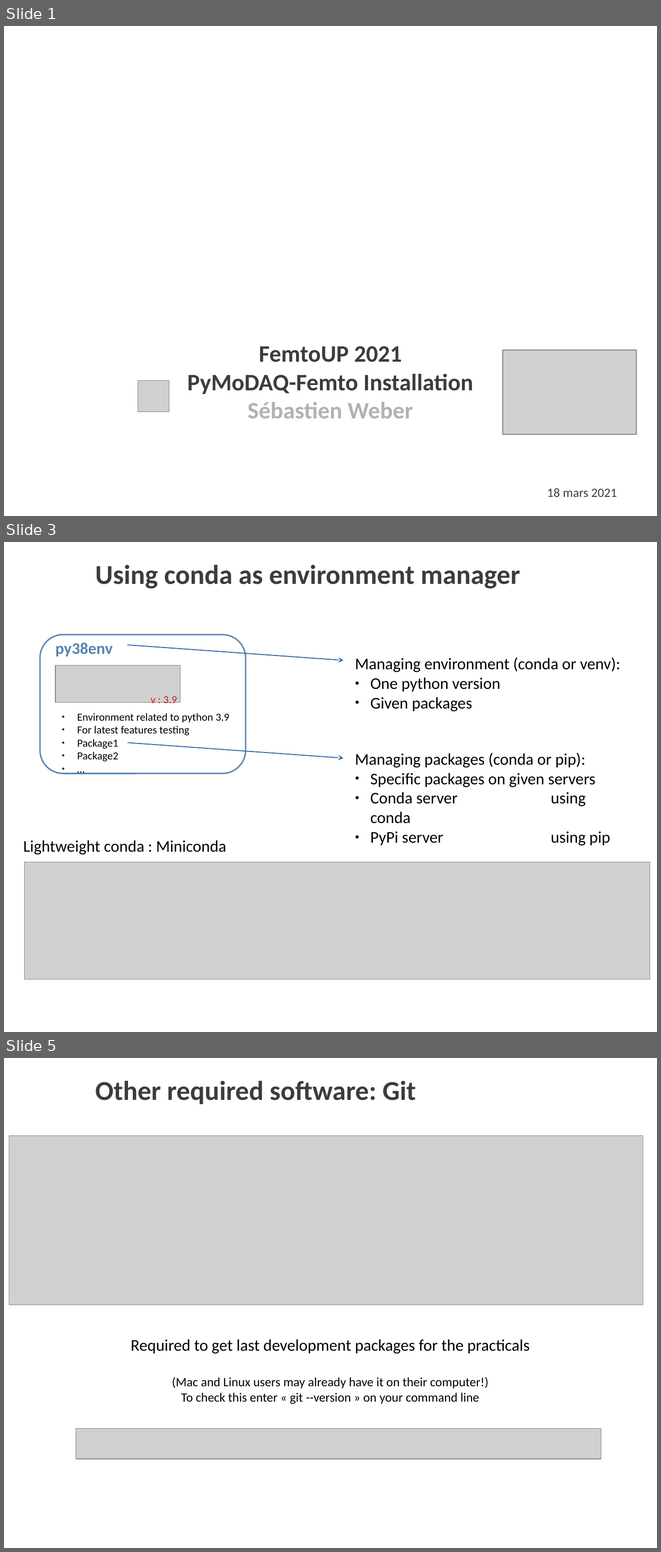
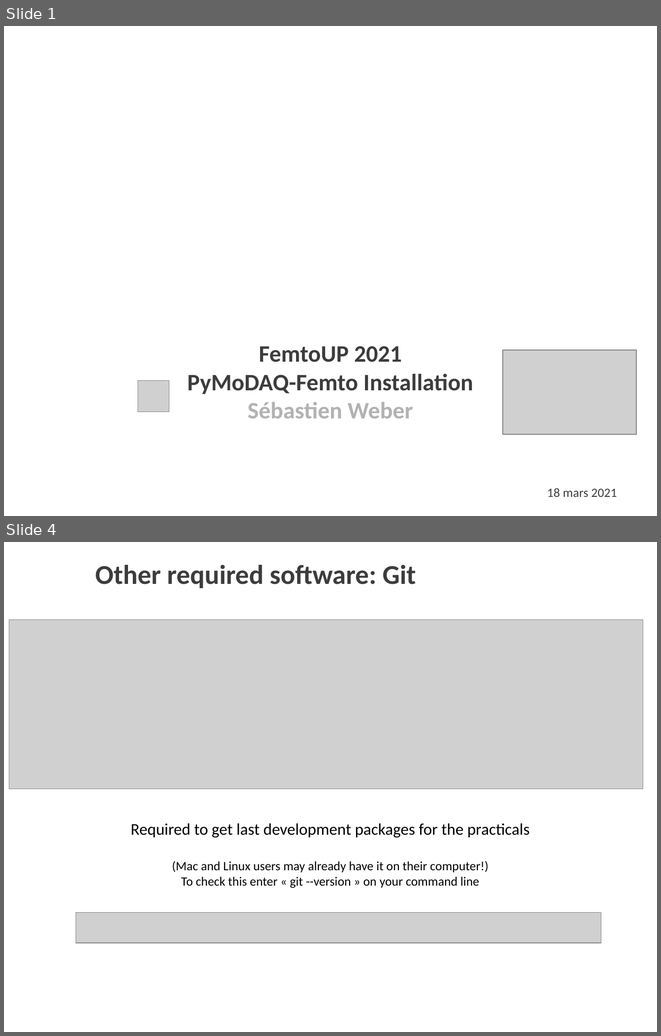
Before and after one commit to Ecole-Femto-2021/installation, a slide deck: install PyMoDAQ Femto.odp. Shown one above the other, each under a label of ours: slides 1, 3 and 5 before the commit, slides 1 and 4 after it; the slides between them are not shown. The pictures are 661x1552 and 661x1036 pixels, drawn with LibreOffice and Linux fonts; fonts in the diff are those of the drawing; grey boxes stand for pictures; background and template pictures are left out. Boxes give left, top, right and bottom in pixels: in the first picture for what was removed or moved away, otherwise in the second. Text is boxed around its words. In the diff, an @@ line names an element or a change of style, - is before the commit and + after.

```diff
--- a/install PyMoDAQ Femto.odp
+++ b/install PyMoDAQ Femto.odp
@@ slide 3 removed at (x1=4, y1=542, x2=657, y2=1032), background picture (left out) @@
@@ text removed at (x1=95, y1=565, x2=520, y2=589) @@
-Using conda as environment manager
@@ rounded rectangle removed at (x1=40, y1=635, x2=246, y2=774) @@
@@ text removed at (x1=55, y1=643, x2=113, y2=656) @@
-py38env
@@ arrow removed from (127, 644) to (344, 660) @@
@@ picture removed at (x1=55, y1=665, x2=180, y2=703) @@
@@ text removed at (x1=355, y1=657, x2=620, y2=712) @@
-Managing environment (conda or venv):
-● One python version
-● Given packages
@@ text removed at (x1=151, y1=696, x2=177, y2=706) @@
-v : 3.9
@@ text removed at (x1=77, y1=713, x2=229, y2=761) @@
-● Environment related to python 3.9
-● For latest features testing
-● Package1
-● Package2
-● …
@@ arrow removed from (127, 742) to (344, 758) @@
@@ text removed at (x1=355, y1=752, x2=610, y2=846) @@
-Managing packages (conda or pip):
-● Specific packages on given servers
-● Conda server using conda
-● PyPi server using pip
@@ text removed at (x1=23, y1=840, x2=227, y2=855) @@
-Lightweight conda : Miniconda
@@ picture removed at (x1=24, y1=862, x2=650, y2=979) @@
@@ what was slide 5 is now slide 4 @@
```
Also in this commit, not shown: 1 slide changed, 2 slides added, 4 other slides removed, 2 other files.
